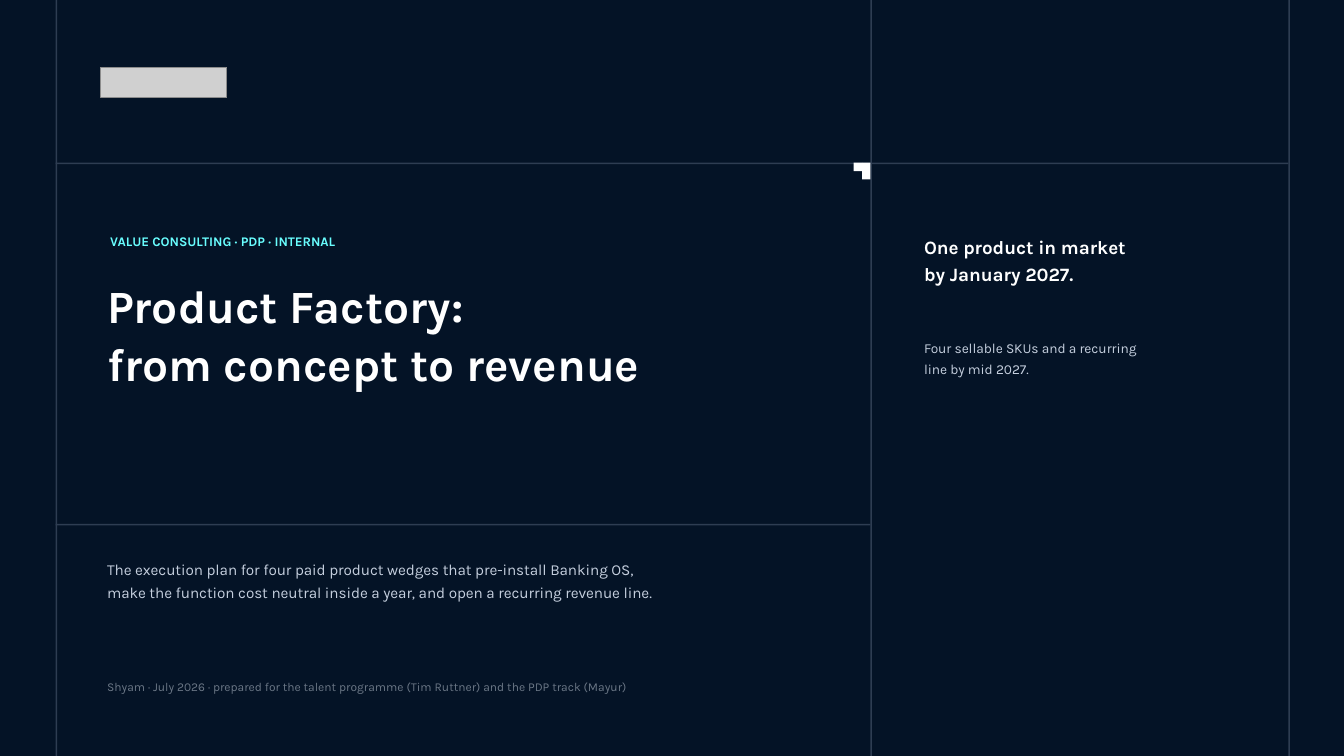
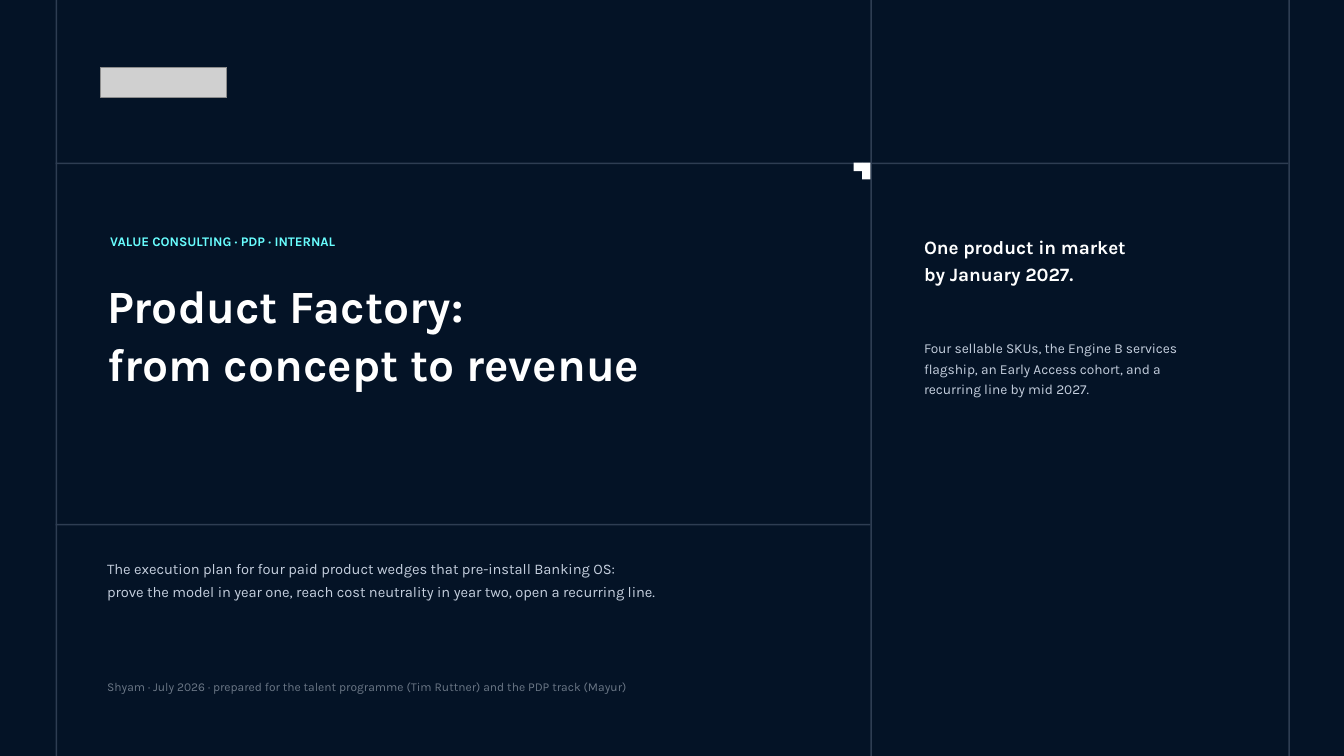
Before and after one commit to shyammohan160489-sys/value-consulting-agents, a slide deck: slide 1 of Engagement/Internal/product-factory/Product_Factory_Execution_Plan_Exhibit.pptx. Drawn at 1344x756 pixels with LibreOffice and Linux fonts; fonts in the diff are those of the drawing; grey boxes stand for pictures. Boxes give left, top, right and bottom in pixels: in the first picture for what was removed or moved away, otherwise in the second. Text is boxed around its words. In the diff, an @@ line names an element or a change of style, - is before the commit and + after.

```diff
--- a/Engagement/Internal/product-factory/Product_Factory_Execution_Plan_Exhibit.pptx
+++ b/Engagement/Internal/product-factory/Product_Factory_Execution_Plan_Exhibit.pptx
@@ text at [924,343,1177,398]: text changed @@
-Four sellable SKUs and a recurring
-line by mid 2027.
+Four sellable SKUs, the Engine B services
+flagship, an Early Access cohort, and a
+recurring line by mid 2027.
@@ text at [107,564,655,601]: text changed; size 10.9 to 10.5 pt @@
-The execution plan for four paid product wedges that pre-install Banking OS,
-make the function cost neutral inside a year, and open a recurring revenue line.
+The execution plan for four paid product wedges that pre-install Banking OS:
+prove the model in year one, reach cost neutrality in year two, open a recurring line.
```
Also in this commit, not shown: 18 other slides changed, 22 slides added, 1 slide removed, 2 other files.
